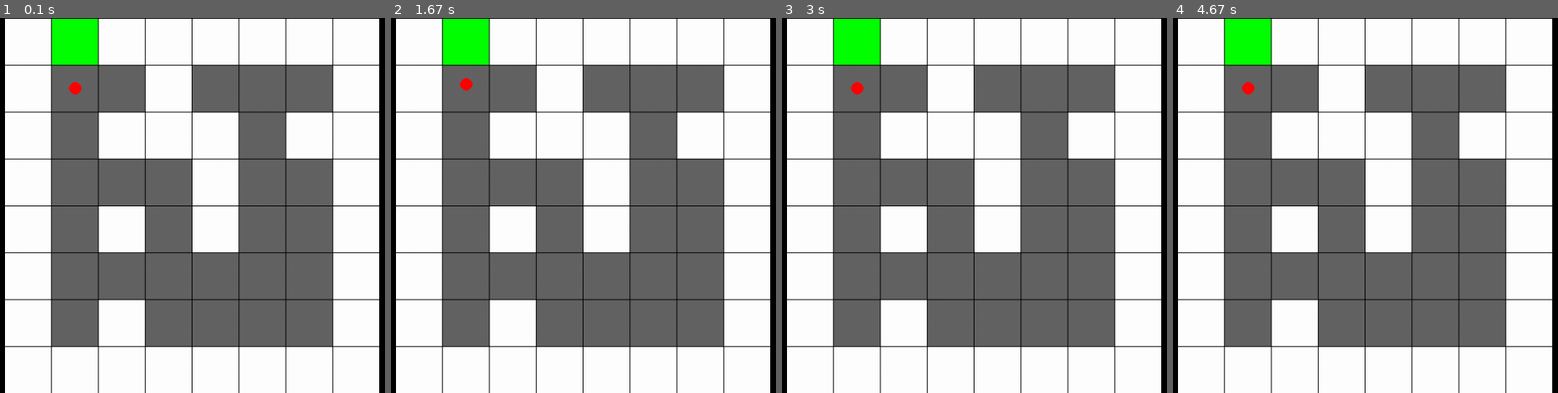
Above: before the commit, frames 1-4 (left to right).
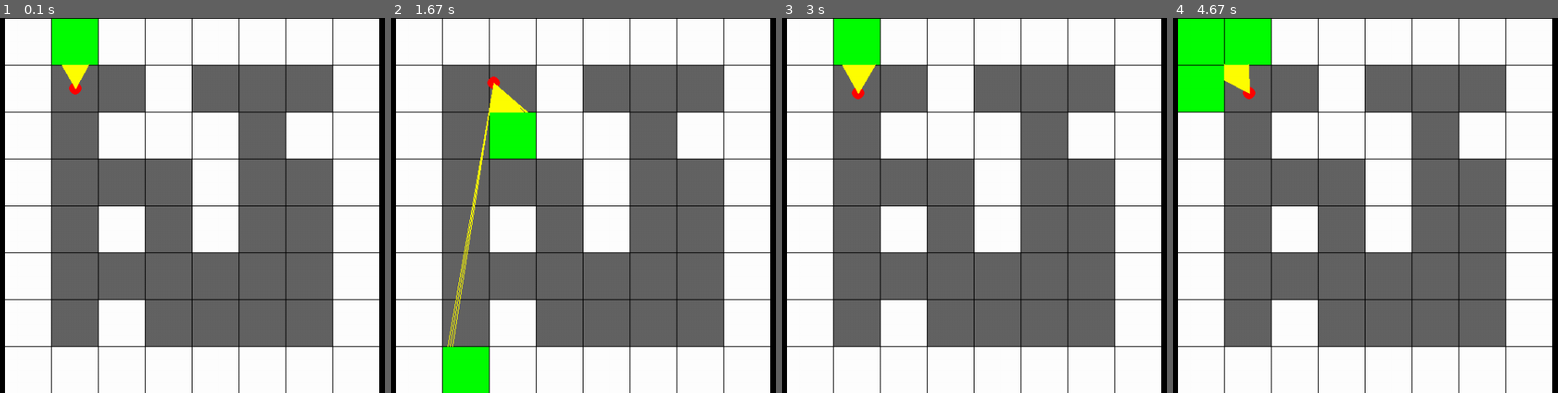
Above: after the commit, the same moments.

Repository: ITE-Ensenada/objetos
Game: pygame game, started from Osvaldo/PygameProyect/main.py
Same seed, same stepped clock (60 frames per second), same inputs: the game is played once before the commit and once after it.
Inputs:
- Up to frame 1 (0.1 s): no input
- Up to frame 2 (1.67 s): hold Right 0.33-0.8 s; hold Up 0.83-1.13 s; hold Right 1.17-1.63 s
- Up to frame 3 (3 s): hold Left 1.67-2.2 s; hold Down 2.23-2.53 s; hold Left 2.57-2.97 s
- Up to frame 4 (4.67 s): hold Up 3-3.37 s; hold Down 4.07-4.43 s; hold Left from 4.47 s (still down)

The runs differ from the first frame. In frame 1, 0.3% of the frame differs, in the area x 16-24%, y 12-20%; in frame 2, 5.7%, in the area x 13-38%, y 0-100%; in frame 3, 0.4%; in frame 4, 3.5%.

Commit message:
Keys function

Diff:
--- a/Osvaldo/PygameProyect/Package/functions.py
+++ b/Osvaldo/PygameProyect/Package/functions.py
@@ -68,7 +68,7 @@
                                                          square - 1,
                                                          square - 1) )
 
-                #pygame.draw.line(screen, ( 255, 255, 0 ), (jugador.posX , jugador.posY ), ( target_x, target_y ) )
+                pygame.draw.line(screen, ( 255, 255, 0 ), (jugador.posX , jugador.posY ), ( target_x, target_y ) )
                 break
 
         start_angle += step_angle
--- a/Osvaldo/PygameProyect/main.py
+++ b/Osvaldo/PygameProyect/main.py
@@ -11,43 +11,32 @@
 pygame.display.set_caption("Intento raycasting")
 
 while True:
+    # VARIABLE DE TECLAS
+    keys = pygame.key.get_pressed()
 
+    # DIBUJO DEL MAPA 2D
+    draw_map2D(screen, jugador)
 
+    # ALGORITMO RAYCASTING
+    ray_cast(screen, jugador)
 
-    for event in pygame.event.get():
-        keys = pygame.key.get_pressed()
+    # EVENTOS DEL TECLADO
+    if keys[pygame.K_LEFT]:
+        jugador.angle = -0.05
+    if keys[pygame.K_RIGHT]:
+        jugador.angle = 0.05
+    if keys[pygame.K_UP]:
+        jugador.posX = -math.sin(jugador.angle) * 2
+        jugador.posY = math.cos(jugador.angle) * 2
+    if keys[pygame.K_DOWN]:
+        jugador.posX = math.sin(jugador.angle) * 2
+        jugador.posY = -math.cos(jugador.angle) * 2
 
-        # ---
-        draw_map2D(screen, jugador)
-
-        # APLICAR RAY CASTING
-        ray_cast(screen, jugador)
-
-
-        #Detecta teclas
-        if keys[pygame.K_LEFT]:
-            jugador.angle = -0.1
-        if keys[pygame.K_RIGHT]:
-            jugador.angle = 0.1
-        if keys[pygame.K_UP]:
-            jugador.posX = -math.sin(jugador.angle) * 5
-            jugador.posY = math.cos(jugador.angle) * 5
-        if keys[pygame.K_DOWN]:
-            jugador.posX = math.sin(jugador.angle) * 5
-            jugador.posY = -math.cos(jugador.angle) * 5
-
-        # if keys[pygame.K_m]:
-        #     draw_map2D(screen, jugador)
-
-
-        # FIN DEL JUEGO
-        if keys[pygame.QUIT] or keys[pygame.K_ESCAPE]: end_game()
-
-
-
+    # FIN DEL JUEGO
+    if keys[pygame.QUIT] or keys[pygame.K_ESCAPE]: end_game()
 
     # ACTUALIZA LA PANTALLA
     pygame.display.flip()
 
     # CONTOLA LOS FPS
-    clock.tick(30)
+    clock.tick(60)
